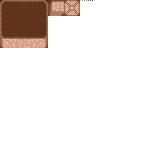
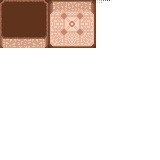
Comparing the layer stacks of the two 160×160 images. Changes:
painted on "Layer 1" over (48, 0, 110, 48)
